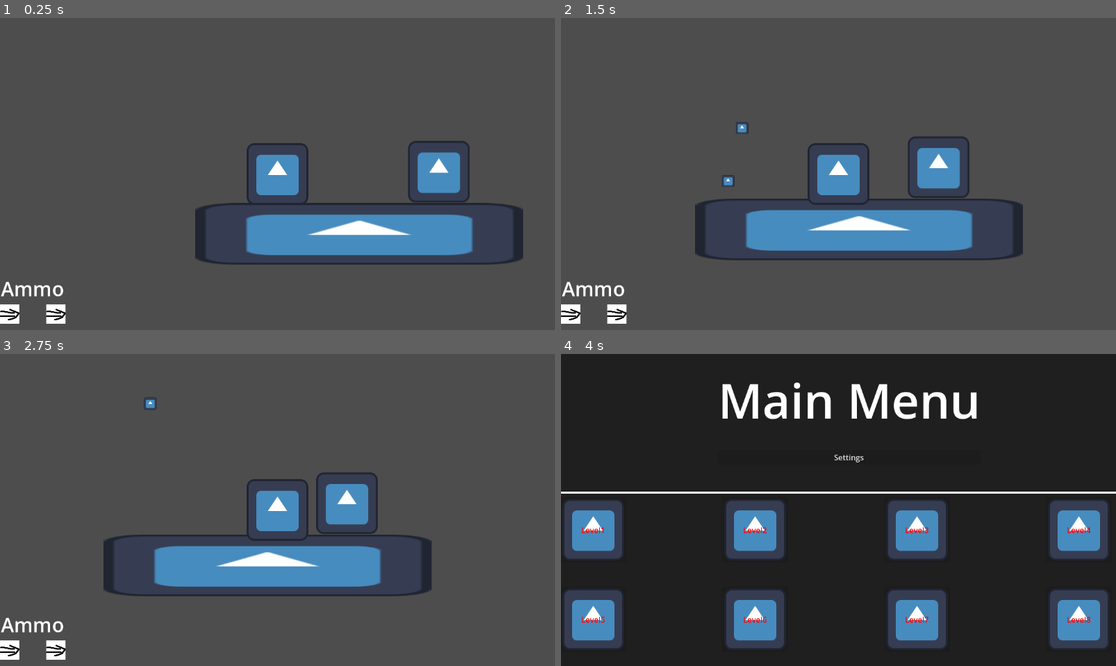
Above: before the commit, frames 1-4 (two rows, left to right).
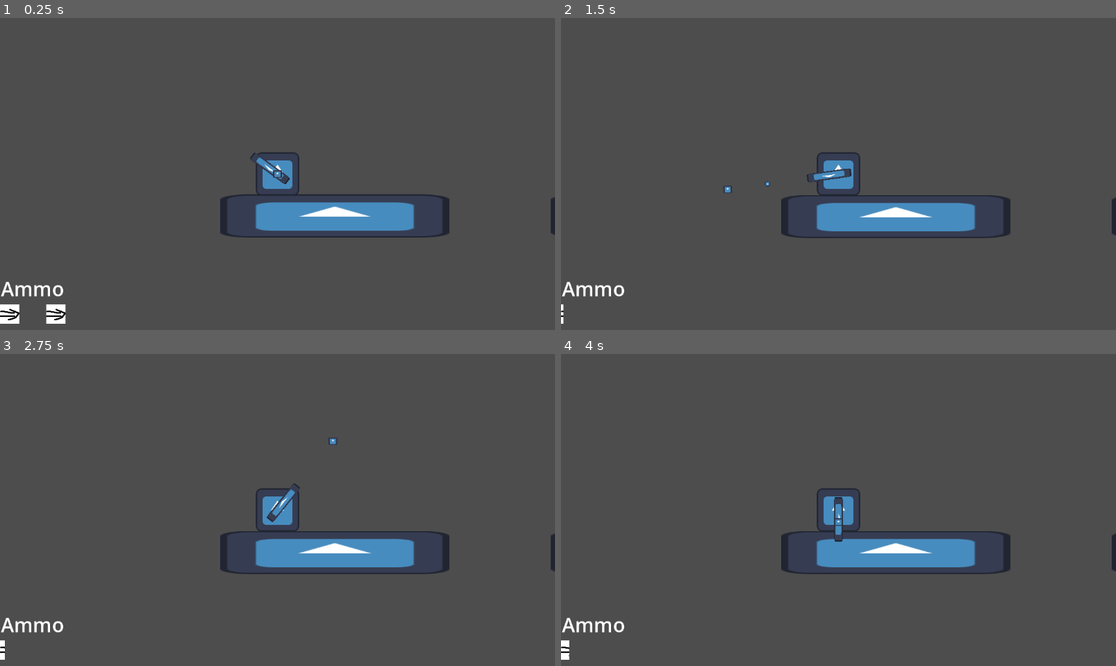
Above: after the commit, the same moments.

Repository: Gigabajt000/www.project.betoniarze-official.gov.ru
Game: Godot game, scene res://World/main.tscn
The game is run twice, just before and just after one commit, with the same random seed, the same clock (stepped at 60 frames per second) and the same inputs. The engine's default icon, where the game draws it, is replaced by a stand-in: a white triangle on a blue panel in a dark square.
Inputs (mouse positions are in pixels of both pictures, inside the frame that each line leads up to):
- Up to frame 1 (0.25 s): no input
- Up to frame 2 (1.5 s): move the mouse to (960, 158) at 0.52 s; press the mouse at (960, 158) at 0.53 s; move the mouse to (727, 189) at 1.27 s; release the mouse at (727, 189) at 1.28 s; click (727, 189) at 1.35 s
- Up to frame 3 (2.75 s): move the mouse to (333, 441) at 2.02 s; press the mouse at (333, 441) at 2.03 s
- Up to frame 4 (4 s): move the mouse to (810, 572) at 2.77 s; release the mouse at (810, 572) at 2.78 s; click (810, 572) at 2.85 s; click (838, 522) at 3.5 s, where only the run before the commit has a clickable "Main Menu"

The runs differ from the first frame. In frame 1, 9.3% of the frame differs, in the area x 35-100%, y 39-80%; in frame 2, 9.3%; in frame 3, 9.8%; in frame 4, 92%, in the area x 0-100%, y 0-100%.

Commit message:
movement, celownik, explozja

Diff:
--- /dev/null
+++ b/betoniarze/Player/bullet.gd
@@ -0,0 +1,34 @@
+extends CharacterBody2D
+
+var pos: Vector2
+var rot: float
+var direction: float
+var speed = 1000
+
+var set_time = false
+
+func _ready():
+	global_position = pos
+	global_rotation = rot
+
+func _physics_process(delta):
+	velocity = Vector2(speed,0).rotated(direction)
+	move_and_slide()
+	if set_time == true:
+		timer(delta)
+
+@onready var explosion = preload("res://Player/explosion.tscn")
+
+
+func _on_area_2d_body_shape_entered(body_rid, body, body_shape_index, local_shape_index):
+	set_time = true
+	$Sprite2D.visible = false
+	var explosion_instance = explosion.instantiate()
+	explosion_instance.position = body.position
+	add_child(explosion_instance)
+
+var x: float = 0
+func timer(y: float):
+	x = x + y
+	if x >= 0.2:
+		queue_free()
--- /dev/null
+++ b/betoniarze/Player/bullet.tscn
@@ -0,0 +1,22 @@
+[gd_scene load_steps=4 format=3 uid="uid://dty3oibl0fvon"]
+
+[ext_resource type="Script" path="res://Player/bullet.gd" id="1_eg6pt"]
+[ext_resource type="Texture2D" uid="uid://cf115c8vlcp0w" path="res://icon.svg" id="1_tkt4b"]
+
+[sub_resource type="CircleShape2D" id="CircleShape2D_tnh4j"]
+radius = 7.0
+
+[node name="Bullet" type="CharacterBody2D"]
+script = ExtResource("1_eg6pt")
+
+[node name="Sprite2D" type="Sprite2D" parent="."]
+position = Vector2(0, 1.90735e-06)
+scale = Vector2(0.117188, 0.117188)
+texture = ExtResource("1_tkt4b")
+
+[node name="Area2D" type="Area2D" parent="."]
+
+[node name="CollisionShape2D" type="CollisionShape2D" parent="Area2D"]
+shape = SubResource("CircleShape2D_tnh4j")
+
+[connection signal="body_shape_entered" from="Area2D" to="." method="_on_area_2d_body_shape_entered"]
--- a/betoniarze/Player/explosion.gd
+++ b/betoniarze/Player/explosion.gd
@@ -1,14 +1,13 @@
 extends Area2D
 
-@export var explosion_radius: float = 150
-@export var max_explosion_force: float = 1000
 
+func _physics_process(delta):
+	for o in get_overlapping_bodies():
+		if o is RigidBody2D:
+			var force = (o.global_position - global_position).normalized()
+			force *= 200
+			o.apply_central_impulse(force)
 
-func _ready() -> void:
-	$"Remove Explosion Timer".start()
-	for body in get_overlapping_bodies():
-		if body is CharacterBody2D:
-			body.rocket_jump(global_position, max_explosion_force, explosion_radius)
 
 func _on_timer_timeout():
 	queue_free()
--- a/betoniarze/Player/explosion.tscn
+++ b/betoniarze/Player/explosion.tscn
@@ -1,17 +1,22 @@
-[gd_scene load_steps=4 format=3 uid="uid://ciu1qkgpnxaqn"]
+[gd_scene load_steps=4 format=3 uid="uid://ber3jgmlxurbp"]
 
 [ext_resource type="Script" path="res://Player/explosion.gd" id="1_4x1x1"]
-[ext_resource type="Texture2D" uid="uid://cf115c8vlcp0w" path="res://icon.svg" id="2_1rchs"]
+[ext_resource type="Texture2D" uid="uid://cf115c8vlcp0w" path="res://icon.svg" id="2_f6h0s"]
 
-[sub_resource type="CircleShape2D" id="CircleShape2D_5h8gt"]
+[sub_resource type="CircleShape2D" id="CircleShape2D_l1025"]
+radius = 167.036
 
 [node name="Explosion" type="Area2D"]
 script = ExtResource("1_4x1x1")
 
 [node name="CollisionShape2D" type="CollisionShape2D" parent="."]
-shape = SubResource("CircleShape2D_5h8gt")
+shape = SubResource("CircleShape2D_l1025")
 
-[node name="Remove Explosion Timer" type="Timer" parent="."]
+[node name="Timer" type="Timer" parent="."]
+wait_time = 0.1
+autostart = true
 
 [node name="Sprite2D" type="Sprite2D" parent="."]
-texture = ExtResource("2_1rchs")
+texture = ExtResource("2_f6h0s")
+
+[connection signal="timeout" from="Timer" to="." method="_on_timer_timeout"]
--- a/betoniarze/Player/player.gd
+++ b/betoniarze/Player/player.gd
@@ -1,39 +1,12 @@
-extends CharacterBody2D
+extends RigidBody2D
 
-const EXLPOSION_POWER = 100
-@export var rocket_scene: PackedScene
+@export var celownik : Sprite2D
 
 func Player():
 	pass #Prosze mi tego nie usuwać inaczej utne jaja
 	#to jest do kolców btw
 
-func _process(delta: float) -> void:
-	pass
 
-func rocket_jump(explosion_position: Vector2, max_explosion_force: float, explosion_range: float):
-	var distance = global_position.distance_to(explosion_position)
-
-	if distance > explosion_range:
-		return
-
-	var explosion_strength = (1.0 - (distance / explosion_range)) * max_explosion_force
-	var direction = (global_position - explosion_position).normalized()
-
-	velocity += direction * explosion_strength
 
 func _physics_process(delta: float) -> void:
-	if not is_on_floor():
-		velocity += get_gravity() * delta
-	move_and_slide()
-
-
-func shoot():
-	if rocket_scene:
-		var rocket = rocket_scene.instantiate()
-		rocket.global_position = global_position
-		rocket.shoot_direction = (get_global_mouse_position() - global_position).normalized()  # Set direction
-		get_parent().add_child(rocket)
-
-func _input(event):
-	if event.is_action_pressed("shoot"):
-		shoot()
+	celownik.position = get_local_mouse_position()
--- a/betoniarze/Player/player.tscn
+++ b/betoniarze/Player/player.tscn
@@ -1,21 +1,35 @@
-[gd_scene load_steps=5 format=3 uid="uid://djpihxejo1d0r"]
+[gd_scene load_steps=6 format=3 uid="uid://djpihxejo1d0r"]
 
 [ext_resource type="Script" path="res://Player/player.gd" id="1_3a02r"]
 [ext_resource type="PackedScene" uid="uid://dbf6vihdic7ld" path="res://Player/rocket_launcher.tscn" id="2_boloi"]
 [ext_resource type="Texture2D" uid="uid://cf115c8vlcp0w" path="res://icon.svg" id="2_ukoxr"]
+[ext_resource type="Script" path="res://Player/rocket_launcher.gd" id="4_oxlml"]
 
 [sub_resource type="RectangleShape2D" id="RectangleShape2D_20l4n"]
-size = Vector2(126, 127)
+size = Vector2(114, 113)
 
-[node name="Player" type="CharacterBody2D"]
+[node name="Player" type="RigidBody2D" node_paths=PackedStringArray("celownik")]
+z_index = 1
 script = ExtResource("1_3a02r")
-rocket_scene = ExtResource("2_boloi")
+celownik = NodePath("Celownik")
 
 [node name="Player Texture" type="Sprite2D" parent="."]
 texture = ExtResource("2_ukoxr")
 
 [node name="Player Collision" type="CollisionShape2D" parent="."]
-position = Vector2(0, -0.5)
+position = Vector2(-1, -0.5)
 shape = SubResource("RectangleShape2D_20l4n")
 
 [node name="Camera2D" type="Camera2D" parent="."]
+zoom = Vector2(0.7, 0.7)
+
+[node name="Rocket" parent="." instance=ExtResource("2_boloi")]
+script = ExtResource("4_oxlml")
+
+[node name="Przyszły pocisk" type="Node2D" parent="Rocket"]
+position = Vector2(96, 0)
+
+[node name="Celownik" type="Sprite2D" parent="."]
+position = Vector2(-221.5, -258)
+scale = Vector2(0.195313, 0.1875)
+texture = ExtResource("2_ukoxr")
--- a/betoniarze/Player/rocket.gd
+++ /dev/null
@@ -1,27 +0,0 @@
-extends CharacterBody2D
-
-@export var speed: float = 800
-@export var explosion_range: float = 100
-@export var max_explosion_force: float = 800
-var shoot_direction: Vector2 = Vector2.ZERO
-
-func _ready():
-	velocity = shoot_direction * speed
-
-func _physics_process(delta: float) -> void:
-	move_and_slide()
-
-func _on_body_entered(body):
-	if body.is_in_group("ground"):
-		explode()
-
-func explode():
-	var explosion = preload("res://Player/explosion.tscn").instantiate()
-	explosion.global_position = global_position
-	get_parent().add_child(explosion)  # Add explosion effect
-
-	for body in $"Rocket Area2".get_overlapping_bodies():
-		if body is CharacterBody2D:
-			body.rocket_jump(global_position, max_explosion_force, explosion_range)
-
-	queue_free()  # Remove rocket after explosion
--- /dev/null
+++ b/betoniarze/Player/rocket_launcher.gd
@@ -0,0 +1,19 @@
+extends Node2D
+
+
+
+var bullet_path = preload("res://Player/bullet.tscn")
+
+func _physics_process(delta):
+	look_at(get_global_mouse_position())
+	if Input.is_action_just_pressed("shoot") and Global.amunicja >= 50:
+
+		Global.amunicja = Global.amunicja - 50
+		shoot()
+
+func shoot():
+	var bullet = bullet_path.instantiate()
+	bullet.direction = rotation
+	bullet.pos = $"Przyszły pocisk".global_position
+	bullet.rot = global_rotation
+	get_parent().add_child(bullet)
--- a/betoniarze/Player/rocket_launcher.tscn
+++ b/betoniarze/Player/rocket_launcher.tscn
@@ -1,23 +1,10 @@
-[gd_scene load_steps=5 format=3 uid="uid://dbf6vihdic7ld"]
+[gd_scene load_steps=2 format=3 uid="uid://dbf6vihdic7ld"]
 
-[ext_resource type="Script" path="res://Player/rocket.gd" id="1_g47qb"]
 [ext_resource type="Texture2D" uid="uid://cf115c8vlcp0w" path="res://icon.svg" id="2_f8r13"]
 
-[sub_resource type="CircleShape2D" id="CircleShape2D_6ojhd"]
-
-[sub_resource type="CircleShape2D" id="CircleShape2D_kre10"]
-
-[node name="Rocket" type="CharacterBody2D"]
-script = ExtResource("1_g47qb")
+[node name="Rocket" type="Node2D"]
 
 [node name="Rocket Texture2" type="Sprite2D" parent="."]
-scale = Vector2(0.2, 0.2)
+position = Vector2(28, 0)
+scale = Vector2(1.03125, 0.2)
 texture = ExtResource("2_f8r13")
-
-[node name="Rocket Collider2" type="CollisionShape2D" parent="."]
-shape = SubResource("CircleShape2D_6ojhd")
-
-[node name="Rocket Area2" type="Area2D" parent="."]
-
-[node name="CollisionShape2D" type="CollisionShape2D" parent="Rocket Area2"]
-shape = SubResource("CircleShape2D_kre10")
--- a/betoniarze/UI/Ammunition.tscn
+++ b/betoniarze/UI/Ammunition.tscn
@@ -42,8 +42,8 @@
 
 [node name="TextureProgressBar" type="TextureProgressBar" parent="MarginContainer/VBoxContainer/HBoxContainer"]
 layout_mode = 2
-texture_over = ExtResource("2_hw3am")
+texture_progress = ExtResource("2_hw3am")
 
 [node name="TextureProgressBar2" type="TextureProgressBar" parent="MarginContainer/VBoxContainer/HBoxContainer"]
 layout_mode = 2
-texture_over = ExtResource("2_hw3am")
+texture_progress = ExtResource("2_hw3am")
--- a/betoniarze/UI/Ammuntion.gd
+++ b/betoniarze/UI/Ammuntion.gd
@@ -5,12 +5,13 @@
 @export var progress_bar2: TextureProgressBar
 
 func _ready():
-	progress_bar1.max_value = (1/2) * Global.max_amunicja
-	progress_bar2.max_value = (1/2) * Global.max_amunicja
+	progress_bar1.max_value = 50
+	progress_bar2.max_value = 50
 
 func _process(delta):
+
 	progress_bar1.value = Global.amunicja
-	progress_bar2.value = Global.amunicja - (1/2 * Global.max_amunicja)
+	progress_bar2.value = Global.amunicja - 50
 
 	if Global.amunicja < Global.max_amunicja:
-		Global.amunicja += 1
+		Global.amunicja += 0.1
--- a/betoniarze/World/main.tscn
+++ b/betoniarze/World/main.tscn
@@ -6,9 +6,12 @@
 [ext_resource type="PackedScene" uid="uid://bwcjmax67ubvt" path="res://UI/Ammunition.tscn" id="4_l224j"]
 
 [sub_resource type="RectangleShape2D" id="RectangleShape2D_jtbtm"]
-size = Vector2(121.797, 100)
+size = Vector2(128, 137)
 
 [node name="Main" type="Node2D"]
+
+[node name="Player" parent="." instance=ExtResource("3_d523m")]
+position = Vector2(-179, -138)
 
 [node name="Sprite2D" type="Sprite2D" parent="." groups=["ground"]]
 position = Vector2(-9, 15)
@@ -21,11 +24,19 @@
 position = Vector2(0.751835, -2)
 shape = SubResource("RectangleShape2D_jtbtm")
 
+[node name="Sprite2D2" type="Sprite2D" parent="." groups=["ground"]]
+position = Vector2(972, 15)
+scale = Vector2(5.32031, 1)
+texture = ExtResource("1_ef2qo")
+
+[node name="StaticBody2D" type="StaticBody2D" parent="Sprite2D2"]
+
+[node name="CollisionShape2D" type="CollisionShape2D" parent="Sprite2D2/StaticBody2D"]
+position = Vector2(0.469894, -0.5)
+shape = SubResource("RectangleShape2D_jtbtm")
+
 [node name="Kolce" parent="." instance=ExtResource("2_a0g76")]
-position = Vector2(156, -114)
-
-[node name="Player" parent="." instance=ExtResource("3_d523m")]
-position = Vector2(-179, -138)
+position = Vector2(1137, -114)
 
 [node name="CanvasLayer" type="CanvasLayer" parent="."]
 
--- a/betoniarze/global.gd
+++ b/betoniarze/global.gd
@@ -8,7 +8,10 @@
 
 #ammunition
 var max_amunicja: int = 100
-var amunicja: int = 100
+var amunicja: float = 100
+
+#Camera
+var zoom = 0.7
 
 func Death():
 	get_tree().change_scene_to_file("res://UI/death_screen.tscn")
